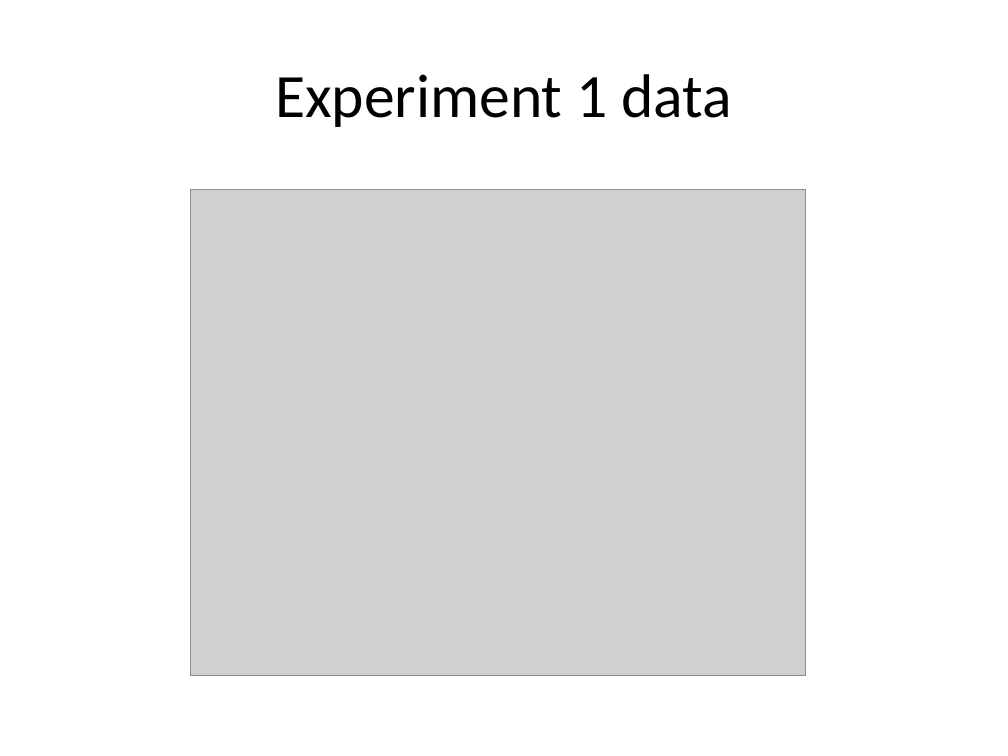
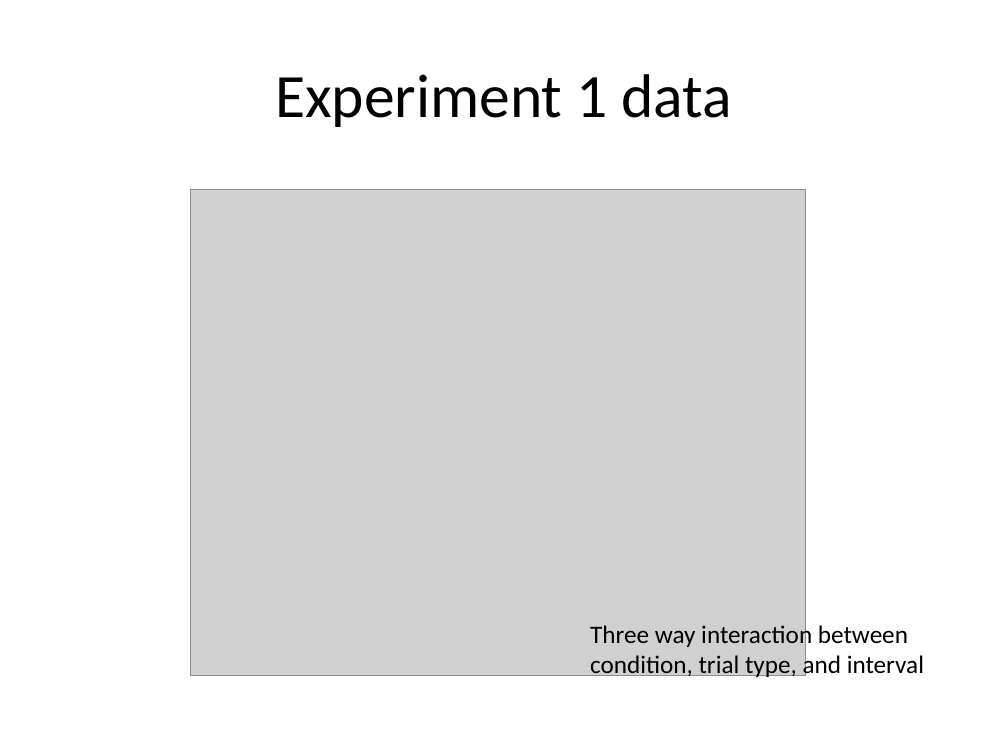
Before and after one commit to kemacdonald/soc_xsit, a slide deck: slide 5 of soc_xsit_notebook.pptx. Drawn at 1008x756 pixels with LibreOffice and Linux fonts; fonts in the diff are those of the drawing; grey boxes stand for pictures. Boxes give left, top, right and bottom in pixels: in the first picture for what was removed or moved away, otherwise in the second. Text is boxed around its words. In the diff, an @@ line names an element or a change of style, - is before the commit and + after.

Commit message:
Experiment notebook to track data and model sims

```diff
--- a/soc_xsit_notebook.pptx
+++ b/soc_xsit_notebook.pptx
@@ text added at [590,622,924,679], 18 pt, text #000000 @@
+Three way interaction between condition, trial type, and interval
```
Also in this commit, not shown: 4 other slides changed, 4 slides added.
